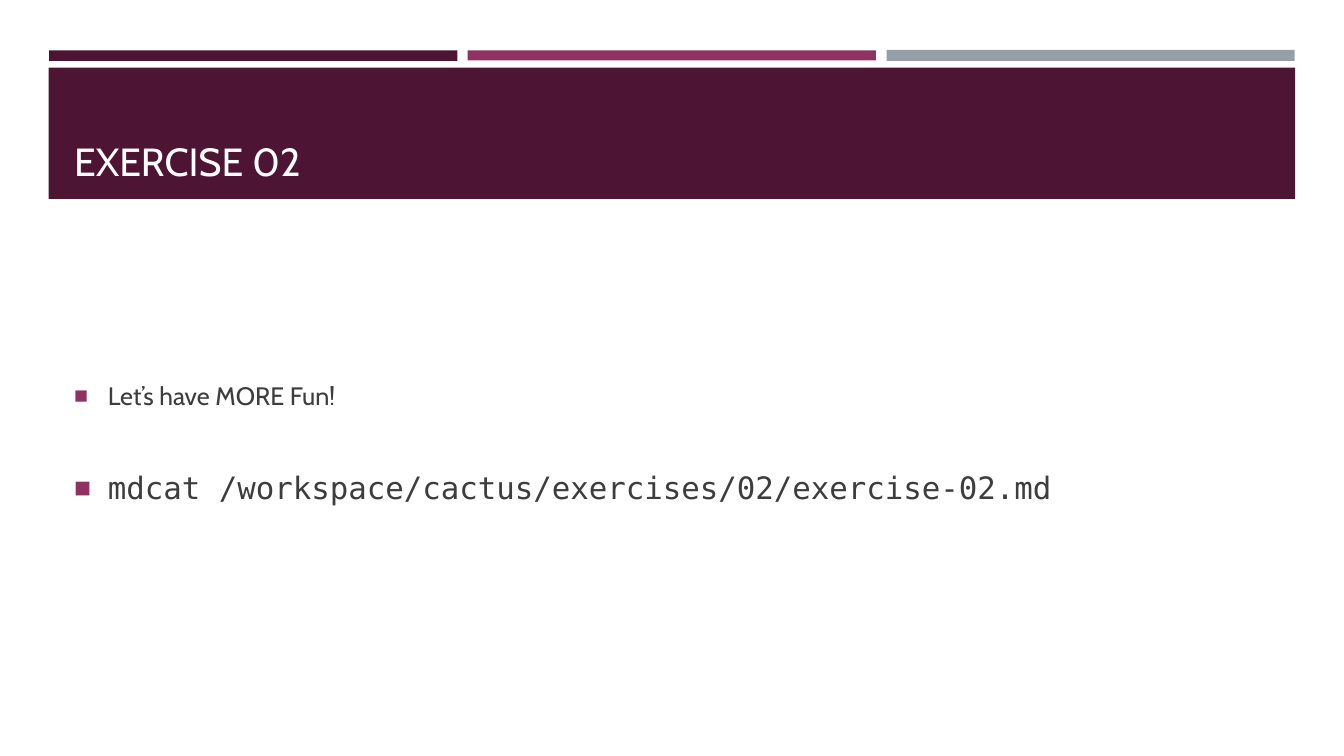
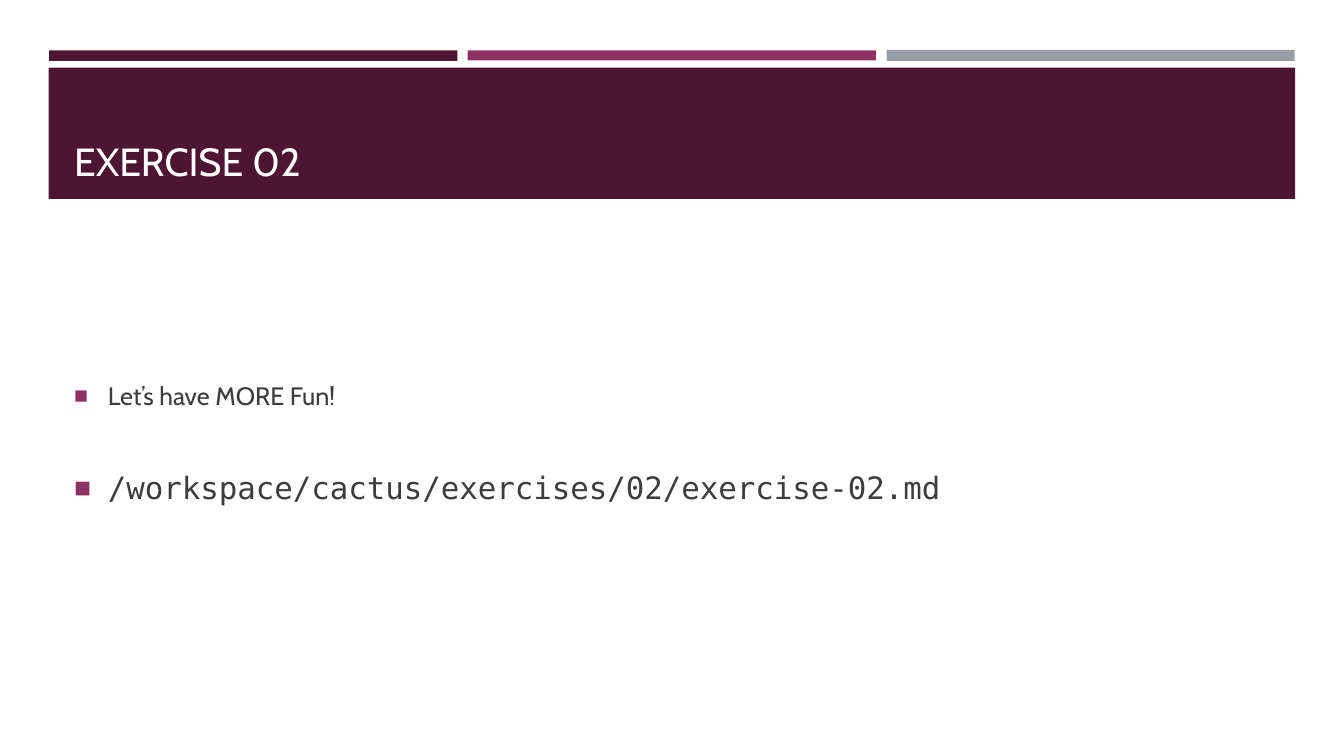
Before and after one commit to BGAcademy23/cactus, a slide deck: slide 14 of docs/aligning_whole_genomes_with_cactus.pptx (slide 12 before the commit). Drawn at 1344x756 pixels with LibreOffice and Linux fonts; fonts in the diff are those of the drawing. Boxes give left, top, right and bottom in pixels: in the first picture for what was removed or moved away, otherwise in the second. Text is boxed around its words. In the diff, an @@ line names an element or a change of style, - is before the commit and + after.

```diff
--- a/docs/aligning_whole_genomes_with_cactus.pptx
+++ b/docs/aligning_whole_genomes_with_cactus.pptx
@@ text at box(108, 475, 941, 506): text changed @@
-■ mdcat /workspace/cactus/exercises/02/exercise-02.md
+■ /workspace/cactus/exercises/02/exercise-02.md
```
Also in this commit, not shown: 2 other slides changed, 2 slides added.
